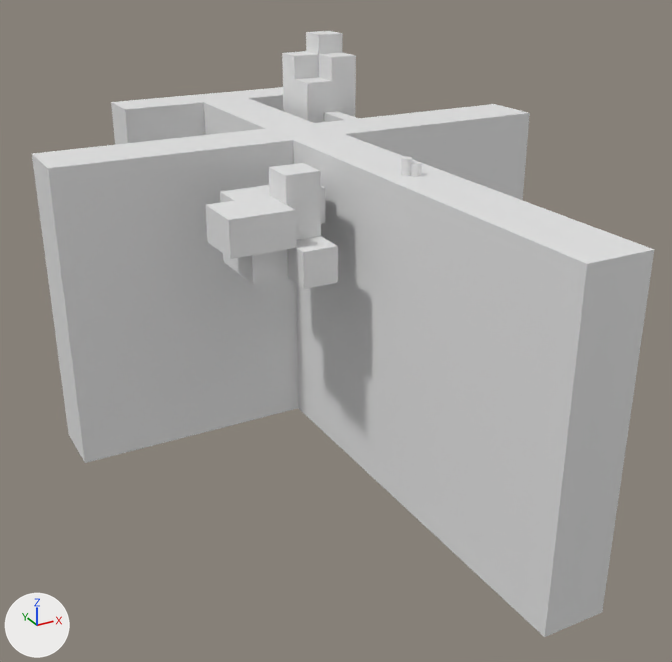
The FBX model src/assets/Environment.fbx: old version first, new version second.
The view is the same before and after, from a camera (50 mm lens) standing at (-2.9, -4.34, 1.32) and looking at (-0.16, 0.64, -1.18). Lighting does not change. The marker at lower left points along +X, +Y and +Z. Where no turn or scale is listed for an object, it has been applied to the vertices.
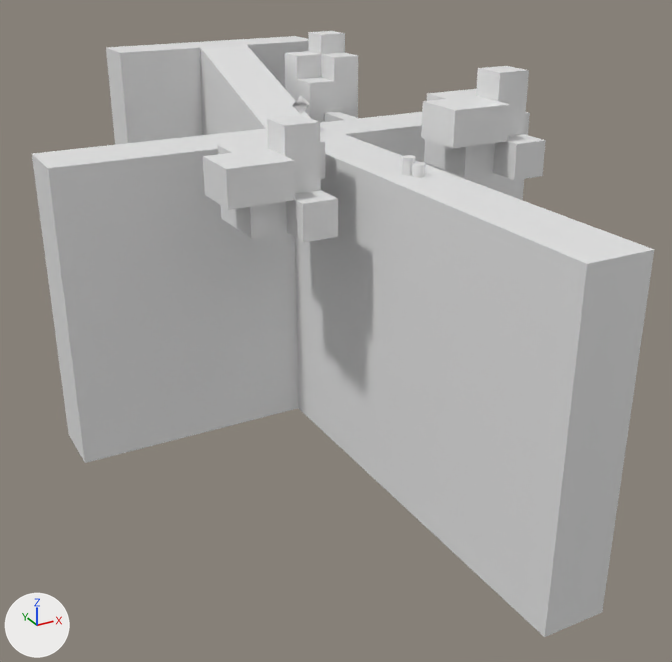
Edits to the bpy script that builds the scene:
```text
Change me_navmesh_001:
    used by ob_geometry; location = (0.0, 0.0, 0.0)
    remove me_navmesh_001.from_pydata(...)  # 48 vertices, 46 faces; spans x -1.79..1.79, y -1.6..3.14, z -2.0..0.0
    add me_navmesh_001.from_pydata(...)  # 48 vertices, 46 faces; spans x -1.79..1.79, y -1.6..3.14, z -2.0..0.42
    me_navmesh_001 part 1: 14 of the vertices in x -0.84..0.81, y 2.77..3.14, z -2.0..0.0 are moved by (0.0, 0.0, 0.42)
    me_navmesh_001 part 2: all 2 vertices in x -0.19..0.19, y 2.77, z -2.0 are moved by (0.0, 0.23, 0.43)
Add me_cone_002:
    me_cone_002.from_pydata([(0.0, 0.0, 0.0647), (0.0, 0.068, 0.0), (0.068, 0.0, 0.0), (0.0, -0.068, 0.0), (-0.068, 0.0, 0.0), (0.0, 0.0, -0.0647)], [], [(1, 0, 2), (2, 0, 3), (3, 0, 4), (4, 0, 1), (1, 2, 5), (2, 3, 5), (1, 4, 3, 2), (3, 4, 5), (4, 1, 5)])
Change ob_cube:
    ob_cube.location: (0.507, 2.135, 0.038) -> (0.522, 2.124, 0.038)
Change ob_cube_001:
    ob_cube_001.location: (-0.723, 0.544, -0.443) -> (-0.723, 0.544, -0.162)
Add ob_cube_002:
    ob_cube_002 = bpy.data.objects.new('Cube.002', me_cube_001)
    ob_cube_002.location = (0.706, 0.474, 0.034)
    ob_cube_002.rotation_euler = (1.571, 0.0, 0.0)  # degrees (90, 0, 0)
    ob_cube_002.scale = (0.01, 0.01, 0.01)
Add ob_cone:
    ob_cone = bpy.data.objects.new('Cone', me_cone_002)
    ob_cone.location = (-0.02, 1.396, 0.18)
```

Changed parts and their boxes [x1, y1, x2, y2] in the pictures (672 x 662 px; the box of a moved part takes in the faces that stretch with it):
'Geometry', reshaped (9% taller): before [32, 87, 654, 637]; after [32, 36, 654, 637]
'Cube.001', moved: before [205, 163, 338, 289]; after [203, 115, 338, 242]
'Cube.002', added: after [421, 66, 546, 180]
'Cube', moved: before [282, 31, 356, 123]; after [285, 31, 358, 123]
'Cone', added: after [292, 96, 309, 114]
part 1 of me_navmesh_001, moved or reshaped: before [111, 87, 313, 145]; after [106, 36, 310, 145]
part 2 of me_navmesh_001, moved or reshaped: before [125, 95, 284, 143]; after [120, 41, 309, 143]
